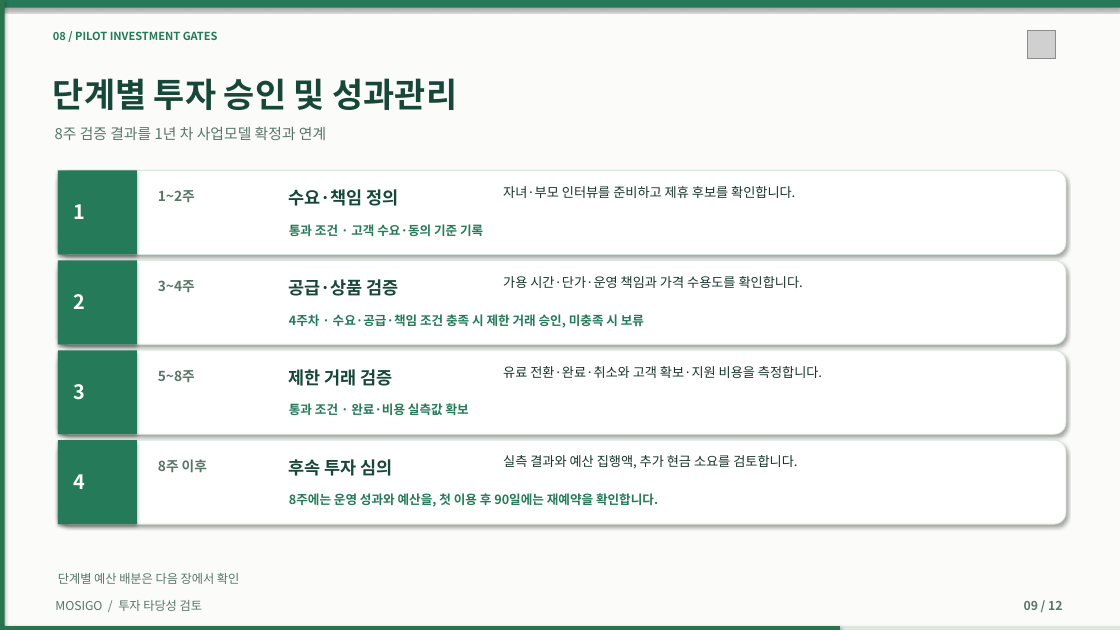
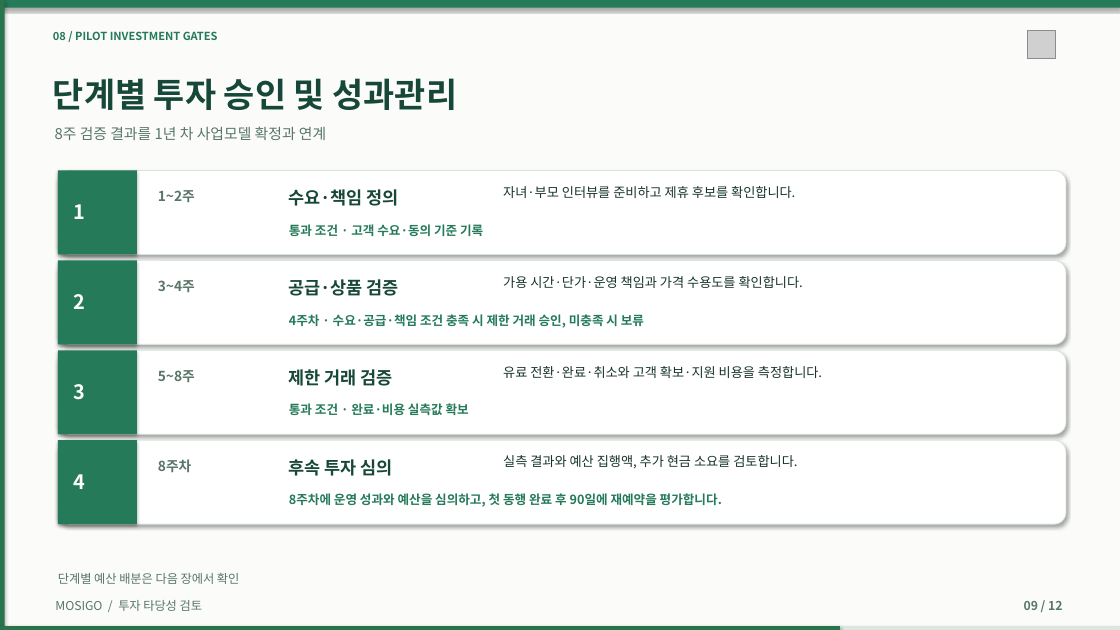
Before and after one commit to dohyunkimmm/mosigo-case-study, a slide deck: slide 9 of downloads/MOSIGO_IR_Investment_Review_12slides.pptx. Drawn at 1120x630 pixels with LibreOffice and Linux fonts; fonts in the diff are those of the drawing; grey boxes stand for pictures. Boxes give left, top, right and bottom in pixels: in the first picture for what was removed or moved away, otherwise in the second. Text is boxed around its words. In the diff, an @@ line names an element or a change of style, - is before the commit and + after.

```diff
--- a/downloads/MOSIGO_IR_Investment_Review_12slides.pptx
+++ b/downloads/MOSIGO_IR_Investment_Review_12slides.pptx
@@ text at bbox=[158, 459, 191, 472]: text changed @@
-8주 이후
+8주차
@@ text at bbox=[289, 493, 722, 507]: text changed @@
-8주에는 운영 성과와 예산을, 첫 이용 후 90일에는 재예약을 확인합니다.
+8주차에 운영 성과와 예산을 심의하고, 첫 동행 완료 후 90일에 재예약을 평가합니다.
```
Also in this commit, not shown: 3 other files.
